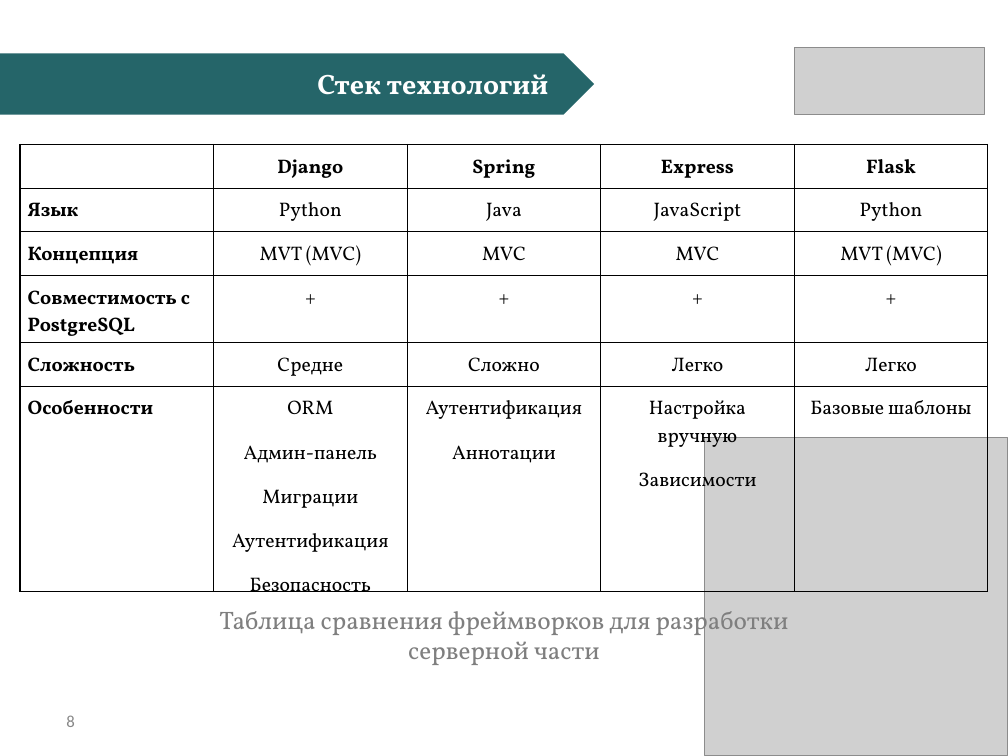
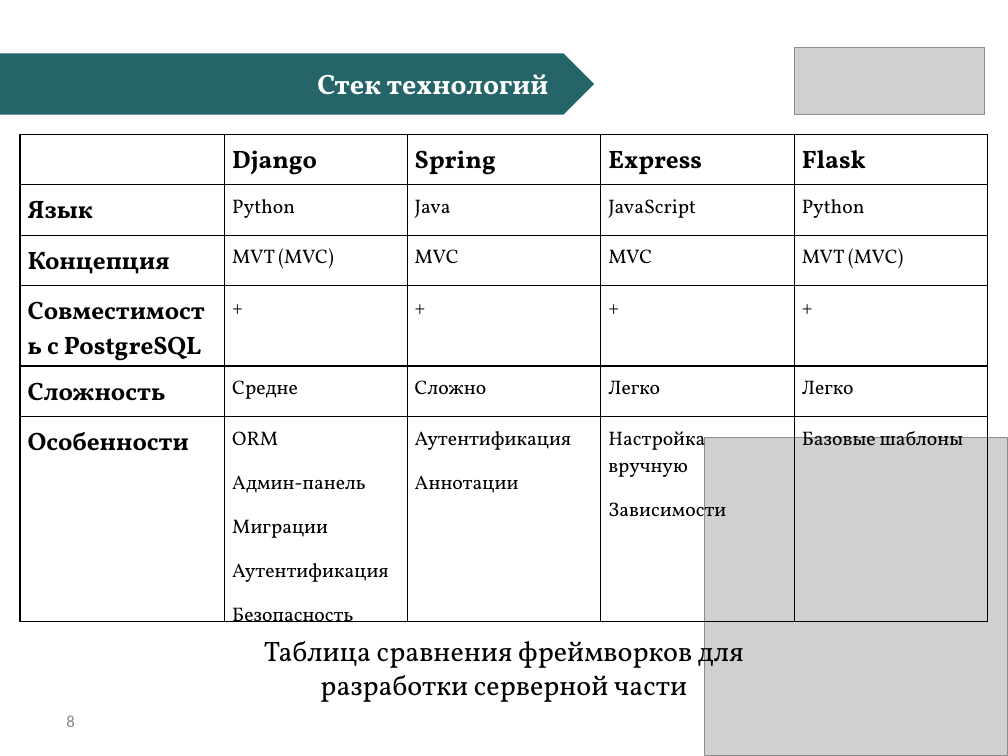
Before and after one commit to CTpeJLok/diplom, a slide deck: slide 8 of to_pred/БалашкинАМ_Презентация.pptx. Drawn at 1008x756 pixels with LibreOffice and Linux fonts; fonts in the diff are those of the drawing; grey boxes stand for pictures. Boxes give left, top, right and bottom in pixels: in the first picture for what was removed or moved away, otherwise in the second. Text is boxed around its words. In the diff, an @@ line names an element or a change of style, - is before the commit and + after.

```diff
--- a/to_pred/БалашкинАМ_Презентация.pptx
+++ b/to_pred/БалашкинАМ_Презентация.pptx
@@ table at [20,134,988,626] @@
@@ size 14 to 18 pt in "Django", "Spring", "Express", "Flask" and 5 more places @@
@@ alignment centre to left @@
@@ table: place and size @@
-table at [20,144,988,596]
+table at [20,134,988,626]
@@ text "Таблица сравнения фреймворков для разработки ...": place and size @@
-text "Таблица сравнения фреймворков для разработки ..." at [219,606,789,665]
+text "Таблица сравнения фреймворков для разработки ..." at [264,635,744,702]
@@ text "Таблица сравнения фреймворков для разработки ..." at [264,635,744,702]: size 18 to 20 pt, text colour #7F7F7F to #000000 @@
```
Also in this commit, not shown: 10 other slides changed, 20 other files.
